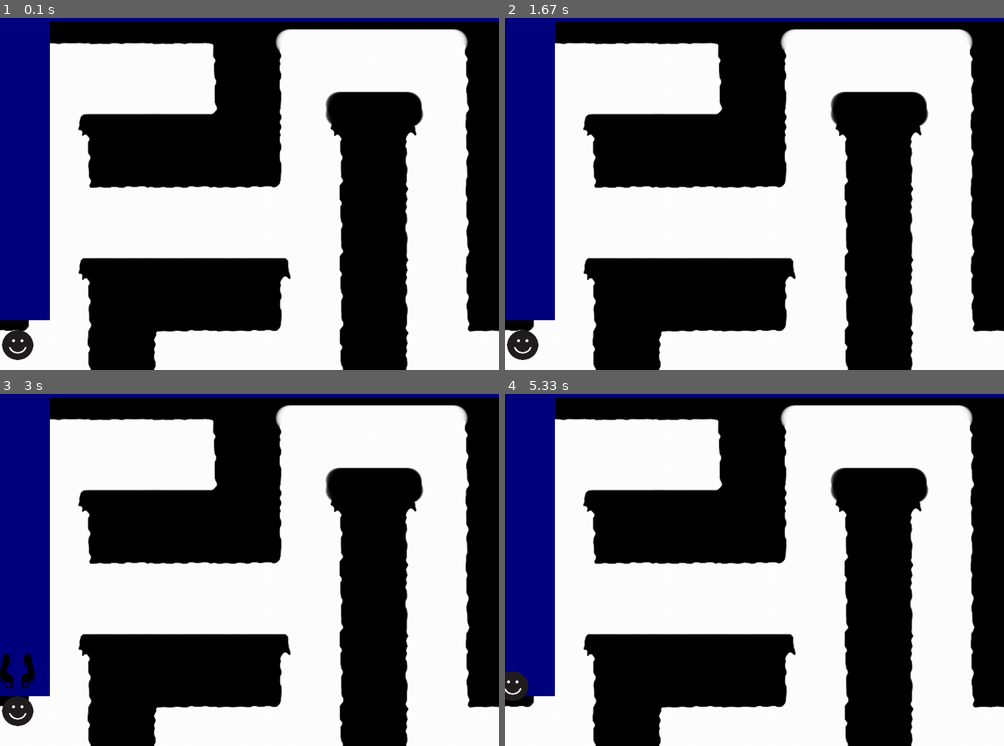
Above: before the commit, frames 1-4 (two rows, left to right).
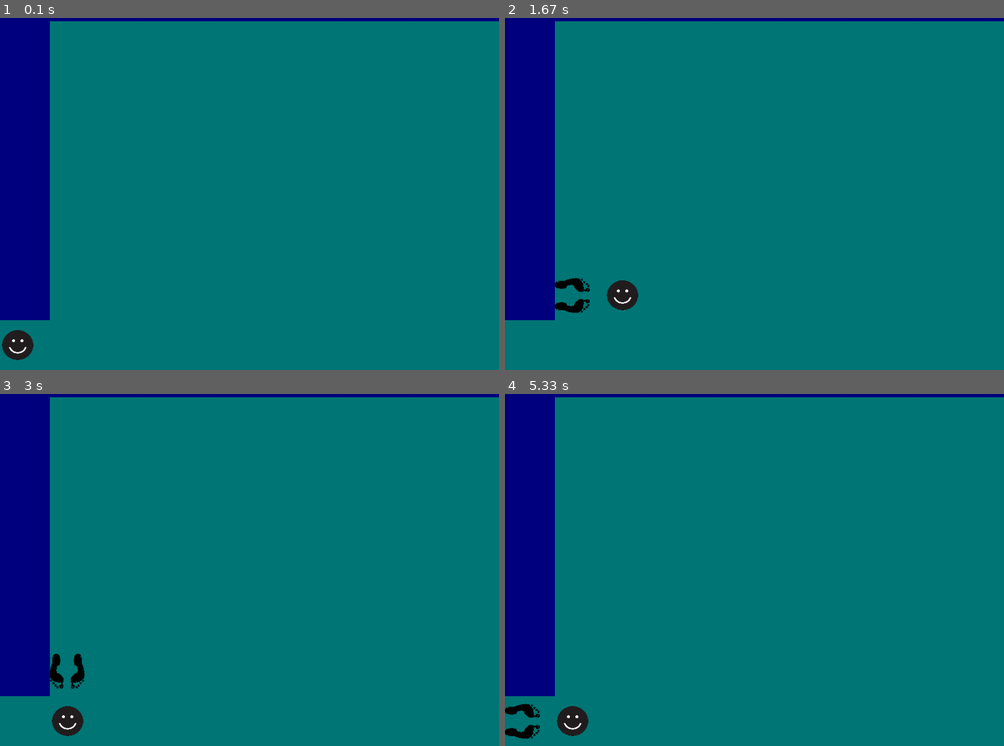
Above: after the commit, the same moments.

Repository: Davidmarmit/PyGame_Ex3
Game: pygame game, started from main.py
Same seed, same stepped clock (60 frames per second), same inputs: the game is played once before the commit and once after it.
Inputs:
- Up to frame 1 (0.1 s): no input
- Up to frame 2 (1.67 s): hold Right 0.33-0.8 s; hold Up 0.83-1.4 s; hold Right from 1.43 s (still down)
- Up to frame 3 (3 s): release Right at 2.08 s; hold Left 2.12-2.8 s; hold Down from 2.83 s (still down)
- Up to frame 4 (5.33 s): release Down at 3.53 s; hold Left 3.57-4.28 s; hold Up 4.32-5.03 s; hold Right from 5.07 s (still down)

The runs differ from the first frame. In frame 1, 90% of the frame differs, in the area x 0-100%, y 0-100%; in frame 2, 91%; in frame 3, 91%; in frame 4, 91%.

Commit message:
IQA 03/03: eddited collide sprite

Diff:
--- a/Obstacle.py
+++ b/Obstacle.py
@@ -3,8 +3,7 @@
 
 class Obstacle(pygame.sprite.Sprite):
     def __init__(self, screen, size_x, size_y):
-        # super().__init__()
-        pygame.sprite.Sprite.__init__(self)
+        super().__init__()
         self.size_x = size_x
         self.size_y = size_y
         self.screen = screen
@@ -12,7 +11,6 @@
         self.image.fill((0, 0, 128))
         self.rect = self.image.get_rect()
         self.update_obstacle()
-        # pygame.draw.rect(screen, (0, 0, 128), (0, 0, size_x, size_y))
 
     def update_obstacle(self):
         self.screen.blit(self.image, (0, 0))
--- a/Player.py
+++ b/Player.py
@@ -7,18 +7,19 @@
 class Player(pygame.sprite.Sprite):
     # constructor Player: needs display, and start position
     def __init__(self, screen, x, y):
-        # super().__init__()
-        pygame.sprite.Sprite.__init__(self)
-
+        super().__init__()
         self.screen = screen
-        self.face = pygame.image.load('images/player.png')
-        self.face = pygame.transform.scale(self.face, (70, 70))
+        self.image = pygame.image.load('images/player.png')
+        self.image = pygame.transform.scale(self.image, (70, 70))
+        self.mask_face = pygame.mask.from_surface(self.image)
         self.x = x
         self.y = y
         self.obstacles = pygame.sprite.Group()
 
         self.footprints = []
-        self.rect = self.face.get_rect()
+        self.rect = self.image.get_rect()
+        self.rect.x = self.x
+        self.rect.y = self.y
         self.load_player()
 
     def load_player(self):
@@ -28,50 +29,83 @@
         self.obstacles.add(obstacle)
         self.obstacles.add(obstacle2)
 
-        self.screen.blit(self.face, (self.x, self.y))
+        self.screen.blit(self.image, (self.x, self.y))
         pygame.display.flip()
         pygame.display.update()
 
     def handle_keys(self):
         key = pygame.key.get_pressed()
         if key[pygame.K_LEFT]:
-            self.rect.move_ip(self.x - 50, self.y)
-            if not self.collide_obstacle():
+            self.move_left()
+            collide = False
+            list_collide = pygame.sprite.spritecollide(self, self.obstacles, False)
+            if len(list_collide):
+                print("collide")
+                collide = True
+            if not collide:
+                print("bien")
                 self.set_background()
                 self.x += 50
-                self.set_footprints(90)  # angle rotation
+                self.set_footprints(+90)
                 self.x -= 100
-                self.screen.blit(self.face, (self.x, self.y))
+                self.screen.blit(self.image, (self.x, self.y))
             else:
-                self.rect.move_ip(self.x + 50, self.y)
+                self.set_background()
+                self.move_right()
+
         if key[pygame.K_RIGHT]:
-            if not self.collide_obstacle():
+            self.move_right()
+            collide = False
+            list_collide = pygame.sprite.spritecollide(self, self.obstacles, False)
+            if len(list_collide):
+                print("collide")
+                collide = True
+            if not collide:
+                print("bien")
                 self.set_background()
                 self.x -= 50
                 self.set_footprints(-90)
-                self.x += 80
-                self.screen.blit(self.face, (self.x, self.y))
+                self.x += 100
+                self.screen.blit(self.image, (self.x, self.y))
+            else:
+                self.set_background()
+                self.move_left()
+
         if key[pygame.K_UP]:
-            self.y -= 50
-            #self.rect.move_ip(self.x, self.y)
-            if not self.collide_obstacle():
+            self.move_up()
+            collide = False
+            list_collide = pygame.sprite.spritecollide(self, self.obstacles, False)
+            if len(list_collide):
+                print("collide")
+                collide = True
+            if not collide:
                 print("bien")
                 self.set_background()
-                # self.y += 50
-                # self.set_footprints(360)
-                # self.y -= 100
-                self.screen.blit(self.face, (self.x, self.y))
+                self.y += 50
+                self.set_footprints(360)
+                self.y -= 100
+                self.screen.blit(self.image, (self.x, self.y))
             else:
-                pass
-                #self.y += 50
-                #self.rect.move_ip(self.x, self.y)
+                self.set_background()
+                self.move_down()
 
         if key[pygame.K_DOWN]:
-            self.set_background()
-            self.y -= 50
-            self.set_footprints(-180)
-            self.y += 80
-            self.screen.blit(self.face, (self.x, self.y))
+            self.move_down()
+            collide = False
+            list_collide = pygame.sprite.spritecollide(self, self.obstacles, False)
+            if len(list_collide):
+                print("collide")
+                collide = True
+            if not collide:
+                print("bien")
+                self.set_background()
+                self.y -= 50
+                self.set_footprints(180)
+                self.y += 100
+                self.screen.blit(self.image, (self.x, self.y))
+            else:
+                self.set_background()
+                self.move_up()
 
     def set_footprints(self, angle):
         footprint = pygame.image.load("images/footprint.png").convert_alpha()
@@ -81,21 +115,37 @@
         self.screen.blit(footprint, (self.x, self.y))
 
     def set_background(self):
-        background = pygame.image.load("images/mazeOK.png").convert_alpha()
-        background = pygame.transform.scale(background, (1000, 1000))
-        self.screen.blit(background, (0, 0))
+        # background = pygame.image.load("images/mazeOK.png").convert_alpha()
+        # background = pygame.transform.scale(background, (1000, 1000))
+        self.screen.fill((0, 120, 120))
+        # self.screen.blit(background, (0, 0))
         self.update_obstacles()  # update obstacles
 
     def update_obstacles(self):
         for obstacle in self.obstacles:
             obstacle.update_obstacle()
 
-    # if player collides with any obstacle
-    def collide_obstacle(self):
-        collide = False
-        # if pygame.sprite.spritecollideany(self, self.obstacles):
-        if pygame.sprite.spritecollide(self, self.obstacles, False):
-            print("collide")
-            collide = True
+    def move_up(self):
+        self.y -= 50
+        self.screen.blit(self.image, (self.x, self.y))
+        self.update_rect()
 
-        return collide
+    def move_down(self):
+        self.y += 50
+        self.screen.blit(self.image, (self.x, self.y))
+        self.update_rect()
+        # pygame.draw.rect(self.screen, (0, 0, 0), self.rect)
+
+    def move_left(self):
+        self.x -= 50
+        self.screen.blit(self.image, (self.x, self.y))
+        self.update_rect()
+
+    def move_right(self):
+        self.x += 50
+        self.screen.blit(self.image, (self.x, self.y))
+        self.update_rect()
+
+    def update_rect(self):
+        self.rect.x = self.x
+        self.rect.y = self.y
--- a/main.py
+++ b/main.py
@@ -35,10 +35,10 @@
                 running = False
             if event.type == pygame.KEYDOWN:
                 player.handle_keys()
-                pygame.display.update()
+            pygame.display.update()
 
         # player.handle_keys()
         # pygame.display.update()
 
-    clock.tick(100)
+    clock.tick(30)
 pygame.quit()
